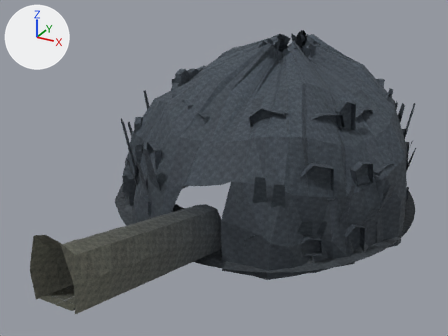
A saved change to the Blender file art/source/cavern-structure.blend.
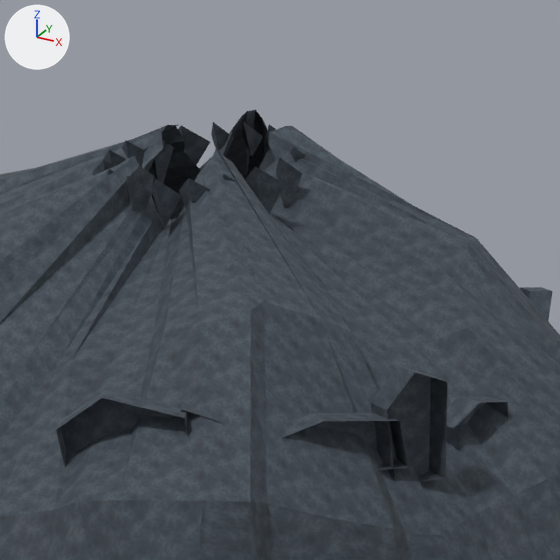
Each version appears first whole from a 50 mm camera at (31.6, 100.4, 42.8) aimed at (-12.3, 180.1, 3.0), and next in a close-up on the part from 52% to 86% of the width and 0% to 46% of the height. Lighting does not change. The marker at upper left points along +X, +Y and +Z. The older version's two pictures come first. The close-ups show mesh edges as thin lines. Objects named as collision shapes, trigger or cutter boxes, shadow casters or lower levels of detail are left out.

The older version as bpy lines, for what is in view:
```python
me_cavern_continuous_fractured_shell = bpy.data.meshes.new('Cavern continuous fractured shell')
me_cavern_continuous_fractured_shell.from_pydata(...)  # 4690 vertices, 3055 faces; spans x -39.0..15.0, y 141.0..222.0, z -9.1..19.6
me_cavern_continuous_fractured_shell.materials.append(mat_cavern_layered_mineral_stone___2m_tile)
ob_cavernstructure_rock = bpy.data.objects.new('CavernStructure_Rock', me_cavern_continuous_fractured_shell)
ob_cavernstructure_rock.location = (0.0, 0.0, 0.0)
```
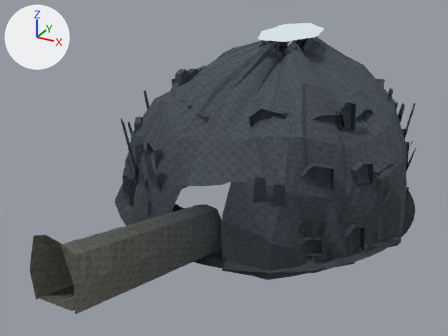
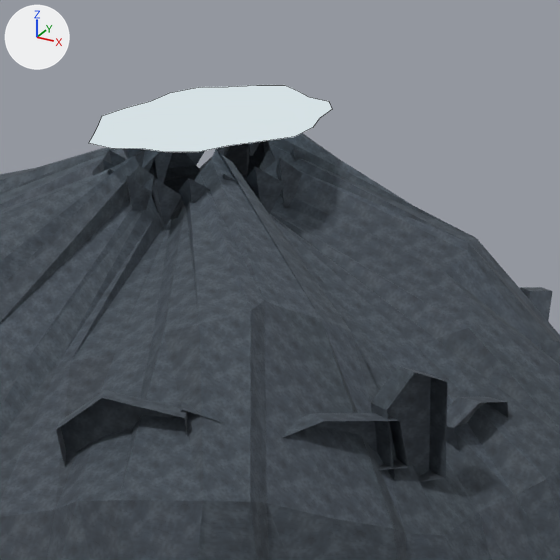
Changed parts and their boxes (x1, y1, x2, y2) in the close-ups (560 x 560 px):
'Cavern_Oculus', added
    after: (89, 85, 332, 152)

The change, as a diff of the scene's bpy script:
```diff
--- a/art/source/cavern-structure.blend.py
+++ b/art/source/cavern-structure.blend.py
@@ mat_cavern_daylight_opening @@
+mat_cavern_daylight_opening = emission_material('Cavern daylight opening')
+mat_cavern_daylight_opening.base_color = (0.67, 0.75, 0.78)  # white #d6e1e5
@@ me_cavern_oculus_sky_surface @@
+me_cavern_oculus_sky_surface.from_pydata([(-6.8, 205.0, 20.3), (-6.8, 202.5, 20.3), (-7.8, 200.6, 20.3), (-8.7, 199.1, 20.3), (-9.5, 197.1, 20.3), (-10.7, 196.4, 20.3), (-12.0, 196.5, 20.3), (-13.4, 195.9, 20.3), (-14.7, 196.5, 20.3), (-15.5, 198.7, 20.3), (-16.2, 200.6, 20.3), (-17.0, 202.6, 20.3), (-16.8, 205.0, 20.3), (-16.4, 207.1, 20.3), (-16.5, 209.6, 20.3), (-15.8, 211.8, 20.3), (-14.5, 212.7, 20.3), (-13.3, 213.8, 20.3), (-12.0, 214.5, 20.3), (-10.8, 213.3, 20.3), (-9.7, 212.1, 20.3), (-8.4, 211.5, 20.3), (-7.5, 209.6, 20.3), (-7.3, 207.3, 20.3)], [], [(0, 1, 2, 3, 4, 5, 6, 7, 8, 9, 10, 11, 12, 13, 14, 15, 16, 17, 18, 19, 20, 21, 22, 23)])
+me_cavern_oculus_sky_surface.materials.append(mat_cavern_daylight_opening)  # white #d6e1e5
@@ ob_cavern_oculus @@
+ob_cavern_oculus = bpy.data.objects.new('Cavern_Oculus', me_cavern_oculus_sky_surface)
+ob_cavern_oculus.location = (0.0, 0.0, 0.0)
```
